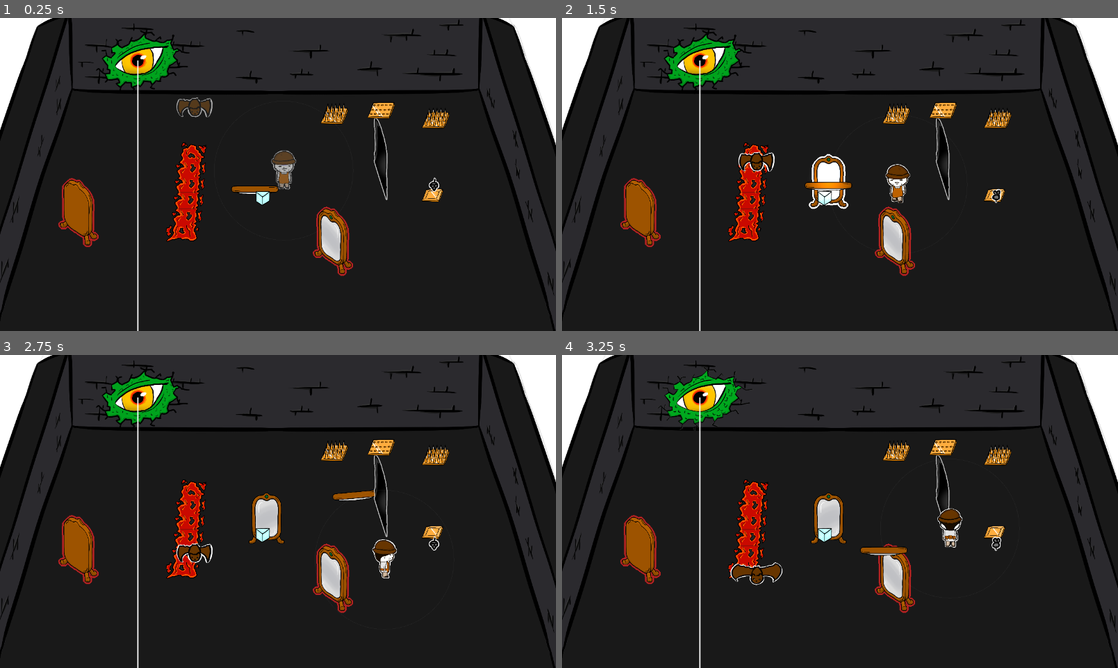
Above: before the commit, frames 1-4 (two rows, left to right).
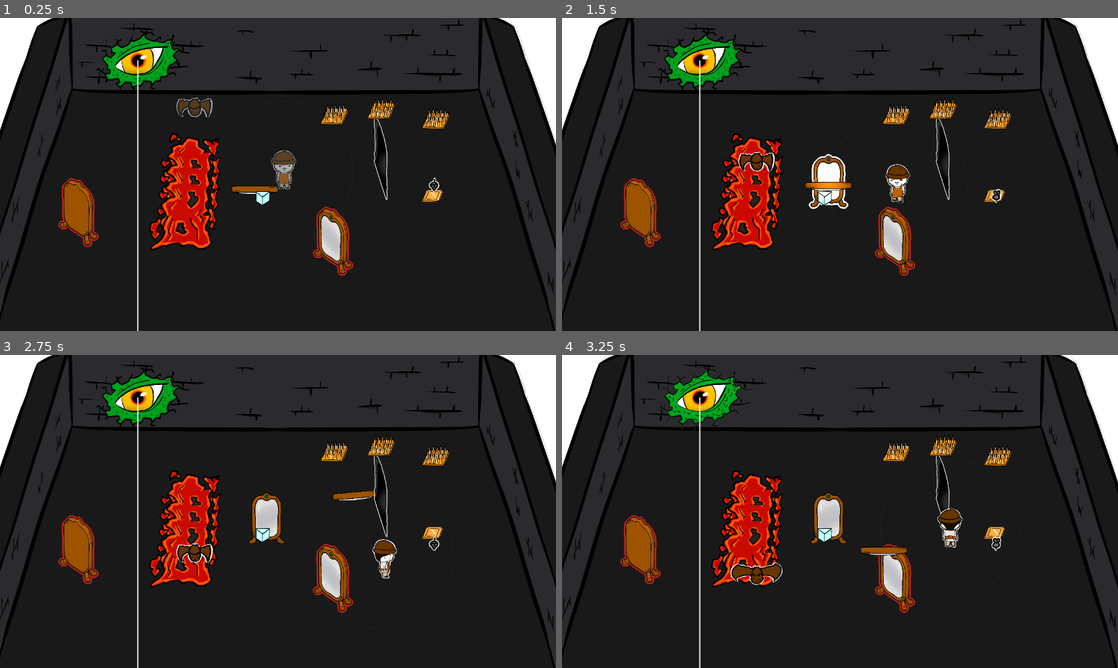
Above: after the commit, the same moments.

Repository: londek/bazylustra
Game: Godot game, scene res://scenes/levels/level.tscn
Same seed, same stepped clock (60 frames per second), same inputs: the game is played once before the commit and once after it.
Inputs (mouse positions are in pixels of both pictures, inside the frame that each line leads up to):
- Up to frame 1 (0.25 s): no input
- Up to frame 2 (1.5 s): move the mouse to (962, 158) at 0.52 s; hold D (right) 0.53-1.28 s; right-click (962, 158) at 0.6 s; move the mouse to (728, 190) at 1.27 s; hold S (down) from 1.28 s (still down); click (728, 190) at 1.35 s
- Up to frame 3 (2.75 s): move the mouse to (333, 442) at 2.02 s; release S (down) at 2.03 s; hold D (right) from 2.03 s (still down); tap Mouse wheel up (rotate_left_little) at 2.1 s
- Up to frame 4 (3.25 s): move the mouse to (812, 574) at 2.77 s; release D (right) at 2.78 s; hold W (up) from 2.78 s (still down); tap Mouse wheel down (rotate_right_little) at 2.85 s

The runs differ from the first frame. In frame 1, 3.2% of the frame differs, in the area x 26-81%, y 26-74%; in frame 2, 2.9%; in frame 3, 3.0%; in frame 4, 2.9%.

Commit message:
level 3 modification, fixed laser script

Diff:
--- a/scenes/levels/level.tscn
+++ b/scenes/levels/level.tscn
@@ -64,7 +64,6 @@
 
 [node name="Spikes2" parent="Objects" instance=ExtResource("9_w1fdj")]
 position = Vector2(1187, -762)
-enabled = true
 
 [node name="Spikes3" parent="Objects" instance=ExtResource("9_w1fdj")]
 position = Vector2(648, -698)
@@ -87,10 +86,9 @@
 position = Vector2(66, -43)
 mirror_cursor = NodePath("../MirrorCursor")
 
-[node name="Laser" parent="." node_paths=PackedStringArray("mirror_cursor") instance=ExtResource("7_d6bhu")]
+[node name="Laser" parent="." instance=ExtResource("7_d6bhu")]
 position = Vector2(-1613, -1309)
 angle = 90.0
-mirror_cursor = NodePath("../MirrorCursor")
 
 [node name="Camera2D" type="Camera2D" parent="."]
 position = Vector2(0, 1)
--- a/scenes/levels/level_1.tscn
+++ b/scenes/levels/level_1.tscn
@@ -47,10 +47,9 @@
 position_smoothing_enabled = true
 metadata/_edit_lock_ = true
 
-[node name="Laser" parent="." node_paths=PackedStringArray("mirror_cursor") instance=ExtResource("6_umem7")]
+[node name="Laser" parent="." instance=ExtResource("6_umem7")]
 position = Vector2(2, -1359)
 angle = 90.0
-mirror_cursor = NodePath("../MirrorCursor")
 
 [node name="Walls" type="StaticBody2D" parent="."]
 scale = Vector2(2, 2)
--- a/scenes/levels/level_2.tscn
+++ b/scenes/levels/level_2.tscn
@@ -6,9 +6,14 @@
 [ext_resource type="PackedScene" uid="uid://rm8qttkjv66d" path="res://scenes/objects/mirror_cursor.tscn" id="4_icjsc"]
 [ext_resource type="PackedScene" uid="uid://ddmxx0a0mg7ia" path="res://scenes/player/player.tscn" id="5_fn2lo"]
 [ext_resource type="PackedScene" uid="uid://bdsgt53px4t4q" path="res://scenes/objects/mirror.tscn" id="5_g4occ"]
+[ext_resource type="PackedScene" uid="uid://dinont5i2mn5t" path="res://scenes/objects/rat.tscn" id="6_8sx6f"]
+[ext_resource type="PackedScene" uid="uid://thrppbl7ql68" path="res://scenes/objects/pressure_plate.tscn" id="6_on8v5"]
 [ext_resource type="PackedScene" uid="uid://cyo23umo4frlx" path="res://scenes/objects/laser.tscn" id="6_plenv"]
 [ext_resource type="PackedScene" uid="uid://dnyk0pa1cd3xx" path="res://scenes/objects/lava.tscn" id="7_0rsql"]
+[ext_resource type="PackedScene" uid="uid://cc4djhdh7x178" path="res://scenes/objects/spikes.tscn" id="7_575c2"]
 [ext_resource type="PackedScene" uid="uid://u1slk8d2246i" path="res://scenes/entrance.tscn" id="9_kweoo"]
+[ext_resource type="PackedScene" uid="uid://cxych22u744p6" path="res://scenes/objects/lava_tile_bottom.tscn" id="12_nvuca"]
+[ext_resource type="PackedScene" uid="uid://dyp1fxrfs7obq" path="res://scenes/objects/lava_tile_top.tscn" id="13_wcn6y"]
 
 [node name="level2" type="Node2D"]
 y_sort_enabled = true
@@ -31,13 +36,28 @@
 [node name="StaticMirrors" type="Node2D" parent="."]
 
 [node name="Mirror" parent="StaticMirrors" instance=ExtResource("5_g4occ")]
-position = Vector2(-1, 558)
+position = Vector2(8, 87)
 rotation_fake = 225
 immovable = true
 
 [node name="Objects" type="Node2D" parent="."]
 
+[node name="PressurePlate" parent="Objects" node_paths=PackedStringArray("spikes") instance=ExtResource("6_on8v5")]
+position = Vector2(2364, 1493)
+spikes = [NodePath("../Spikes")]
+flip_horizontal = true
+
+[node name="Spikes" parent="Objects" instance=ExtResource("7_575c2")]
+position = Vector2(2285, -277)
+flip_horizontal = true
+
 [node name="Entities" type="Node2D" parent="."]
+
+[node name="Rat" parent="Entities" instance=ExtResource("6_8sx6f")]
+position = Vector2(2433, 436)
+waypoint_a = Vector2(2310, 100)
+waypoint_b = Vector2(2310, 1600)
+speed = 400.0
 
 [node name="Player" parent="." node_paths=PackedStringArray("mirror_cursor") instance=ExtResource("5_fn2lo")]
 z_index = 999
@@ -54,10 +74,9 @@
 position_smoothing_enabled = true
 metadata/_edit_lock_ = true
 
-[node name="Laser" parent="." node_paths=PackedStringArray("mirror_cursor") instance=ExtResource("6_plenv")]
+[node name="Laser" parent="." instance=ExtResource("6_plenv")]
 position = Vector2(2, -1359)
 angle = 90.0
-mirror_cursor = NodePath("../MirrorCursor")
 
 [node name="Walls" type="StaticBody2D" parent="."]
 scale = Vector2(2, 2)
@@ -75,7 +94,13 @@
 
 [node name="Lava" parent="." instance=ExtResource("7_0rsql")]
 z_index = -1
-position = Vector2(-1003, -269)
+position = Vector2(-1102, -91)
+
+[node name="LavaTileBottom" parent="Lava" instance=ExtResource("12_nvuca")]
+position = Vector2(993, -200)
+
+[node name="LavaTileTop" parent="Lava" instance=ExtResource("13_wcn6y")]
+position = Vector2(1118, -613)
 
 [node name="Entrance" parent="." instance=ExtResource("9_kweoo")]
 position = Vector2(-2766, 4)
--- a/scenes/levels/level_3.tscn
+++ b/scenes/levels/level_3.tscn
@@ -1,14 +1,21 @@
-[gd_scene load_steps=10 format=3 uid="uid://bxba4c3am0tys"]
+[gd_scene load_steps=15 format=3 uid="uid://bxba4c3am0tys"]
 
 [ext_resource type="Script" path="res://scenes/levels/level.gd" id="1_sg5vd"]
 [ext_resource type="Texture2D" uid="uid://svopwtbjbikc" path="res://assets/room.png" id="2_qbweg"]
 [ext_resource type="PackedScene" uid="uid://bjo3n3e4w4d21" path="res://scenes/objects/exit.tscn" id="3_18v6k"]
 [ext_resource type="PackedScene" uid="uid://rm8qttkjv66d" path="res://scenes/objects/mirror_cursor.tscn" id="4_l256n"]
 [ext_resource type="PackedScene" uid="uid://bdsgt53px4t4q" path="res://scenes/objects/mirror.tscn" id="5_05gxo"]
+[ext_resource type="PackedScene" uid="uid://umfj3l0v6mu0" path="res://scenes/objects/prism.tscn" id="5_mkw3o"]
 [ext_resource type="PackedScene" uid="uid://ddmxx0a0mg7ia" path="res://scenes/player/player.tscn" id="6_usdmf"]
 [ext_resource type="PackedScene" uid="uid://cyo23umo4frlx" path="res://scenes/objects/laser.tscn" id="7_s5e6w"]
 [ext_resource type="PackedScene" uid="uid://dnyk0pa1cd3xx" path="res://scenes/objects/lava.tscn" id="8_gxfhs"]
 [ext_resource type="PackedScene" uid="uid://u1slk8d2246i" path="res://scenes/entrance.tscn" id="9_76gmf"]
+[ext_resource type="PackedScene" uid="uid://cxych22u744p6" path="res://scenes/objects/lava_tile_bottom.tscn" id="10_i16kt"]
+[ext_resource type="PackedScene" uid="uid://cd6u6xe3l2iuy" path="res://scenes/objects/lava_tile_middle.tscn" id="11_aqp6h"]
+[ext_resource type="PackedScene" uid="uid://dyp1fxrfs7obq" path="res://scenes/objects/lava_tile_top.tscn" id="12_t0dq3"]
+
+[sub_resource type="RectangleShape2D" id="RectangleShape2D_6clpm"]
+size = Vector2(322, 300)
 
 [node name="level3" type="Node2D"]
 y_sort_enabled = true
@@ -25,17 +32,28 @@
 scale = Vector2(1.16, 1)
 
 [node name="MirrorCursor" parent="." instance=ExtResource("4_l256n")]
+z_index = 1001
 
 [node name="Mirrors" type="Node2D" parent="."]
 
 [node name="StaticMirrors" type="Node2D" parent="."]
 
 [node name="Mirror" parent="StaticMirrors" instance=ExtResource("5_05gxo")]
-position = Vector2(-1, 558)
-rotation_fake = 225
+position = Vector2(286, 1700)
+rotation_fake = 180
 immovable = true
 
 [node name="Objects" type="Node2D" parent="."]
+
+[node name="FillerColider" type="StaticBody2D" parent="Objects"]
+collision_layer = 4
+
+[node name="CollisionShape2D" type="CollisionShape2D" parent="Objects/FillerColider"]
+position = Vector2(286, 2030)
+shape = SubResource("RectangleShape2D_6clpm")
+
+[node name="Prism" parent="Objects" instance=ExtResource("5_mkw3o")]
+position = Vector2(926, 311)
 
 [node name="Entities" type="Node2D" parent="."]
 
@@ -54,10 +72,9 @@
 position_smoothing_enabled = true
 metadata/_edit_lock_ = true
 
-[node name="Laser" parent="." node_paths=PackedStringArray("mirror_cursor") instance=ExtResource("7_s5e6w")]
-position = Vector2(2, -1359)
-angle = 90.0
-mirror_cursor = NodePath("../MirrorCursor")
+[node name="Laser" parent="." instance=ExtResource("7_s5e6w")]
+position = Vector2(756, -1419)
+angle = 85.0
 
 [node name="Walls" type="StaticBody2D" parent="."]
 scale = Vector2(2, 2)
@@ -75,9 +92,30 @@
 
 [node name="Lava" parent="." instance=ExtResource("8_gxfhs")]
 z_index = -1
-position = Vector2(-1003, -269)
+position = Vector2(-1561, -205)
+skew = -0.268781
+
+[node name="LavaTileBottom" parent="Lava" instance=ExtResource("10_i16kt")]
+position = Vector2(3088, 2133)
+
+[node name="LavaTileMiddle" parent="Lava" instance=ExtResource("11_aqp6h")]
+position = Vector2(3198.17, 1753.11)
+
+[node name="LavaTileMiddle2" parent="Lava" instance=ExtResource("11_aqp6h")]
+position = Vector2(3210.35, 1389.22)
+rotation = 3.14159
+
+[node name="LavaTileMiddle3" parent="Lava" instance=ExtResource("11_aqp6h")]
+position = Vector2(3277.59, 1024.39)
+
+[node name="LavaTileMiddle4" parent="Lava" instance=ExtResource("11_aqp6h")]
+position = Vector2(3290.31, 658.422)
+rotation = 3.14159
+
+[node name="LavaTileTop" parent="Lava" instance=ExtResource("12_t0dq3")]
+position = Vector2(3377.04, 263.459)
 
 [node name="Entrance" parent="." instance=ExtResource("9_76gmf")]
-position = Vector2(-2579, -531)
+position = Vector2(-2570, -561)
 
 [connection signal="place_mirror" from="MirrorCursor" to="." method="_on_mirror_cursor_place_mirror"]
--- a/scenes/levels/level_empty.tscn
+++ b/scenes/levels/level_empty.tscn
@@ -46,10 +46,9 @@
 position_smoothing_enabled = true
 metadata/_edit_lock_ = true
 
-[node name="Laser" parent="." node_paths=PackedStringArray("mirror_cursor") instance=ExtResource("13_mlgp4")]
+[node name="Laser" parent="." instance=ExtResource("13_mlgp4")]
 position = Vector2(-610, -1353)
 angle = 95.0
-mirror_cursor = NodePath("../MirrorCursor")
 
 [node name="Walls" type="StaticBody2D" parent="."]
 scale = Vector2(2, 2)
--- /dev/null
+++ b/scenes/objects/barrel.tscn
@@ -0,0 +1,26 @@
+[gd_scene load_steps=4 format=3 uid="uid://d3457f7vymrfb"]
+
+[ext_resource type="Texture2D" uid="uid://bw2d0sp1x0qab" path="res://assets/objects/barrel_bottom.png" id="1_b0os1"]
+[ext_resource type="Texture2D" uid="uid://flwby8dhlpx3" path="res://assets/objects/barrel_top.png" id="2_7aiix"]
+
+[sub_resource type="RectangleShape2D" id="RectangleShape2D_j1sk8"]
+size = Vector2(231, 205.5)
+
+[node name="barrel" type="StaticBody2D"]
+scale = Vector2(1.2, 1.2)
+collision_layer = 4
+
+[node name="CollisionShape2D" type="CollisionShape2D" parent="."]
+position = Vector2(0, 57.25)
+shape = SubResource("RectangleShape2D_j1sk8")
+
+[node name="SpriteCombined" type="Node2D" parent="."]
+position = Vector2(0, -99)
+
+[node name="BarrelTop" type="Sprite2D" parent="SpriteCombined"]
+z_index = 1000
+texture = ExtResource("1_b0os1")
+
+[node name="BarrelBottom" type="Sprite2D" parent="SpriteCombined"]
+position = Vector2(0, 161)
+texture = ExtResource("2_7aiix")
--- a/scenes/objects/laser.gd
+++ b/scenes/objects/laser.gd
@@ -7,8 +7,6 @@
 @export var target_color: Color = Color(230, 230, 230, 0.4)
 @export var source_width: float = 10
 @export var target_width: float = 6
-
-@export var mirror_cursor: MirrorCursor
 
 class Line:
 	var a: Vector2
@@ -56,75 +54,48 @@
 
 	queue_redraw()
 
-func draw_ray(current_point, current_angle, is_predicted=false, last=null, depth=0):
+func draw_ray(current_point, current_angle, last=null, depth=0):
 	if depth > MAX_DEPTH:
 		return
 
 	var ray_color = lerp(source_color, target_color, float(depth)/float(VISUAL_TARGET_DEPTH))
-	if is_predicted:
-		ray_color = Color(Color.AQUA, 0.3)
-
 	var ray_width = lerp(source_width, target_width, float(depth)/float(VISUAL_TARGET_DEPTH))
 	var ray = current_point+current_angle*RAY_LENGTH
 
-	var execute_raycast = func(result: Dictionary, is_predicted_raycast):
-		var collider = result.collider
+	var space_state = get_world_2d().direct_space_state
+	var query = PhysicsRayQueryParameters2D.create(current_point, ray)
+	query.collision_mask = 0xffffffff - pow(2, 6-1)
+	query.collide_with_areas = true
+	if last != null:
+		query.exclude = [last]
 
-		if collider.collision_layer == 6:
-			return
-
-		if !is_predicted_raycast:
-			current_colliders.append(collider)
-
-		if !is_predicted_raycast:
-			if collider.has_method("_on_laser_hit"):
-				collider._on_laser_hit()
-
-		if !is_predicted:
-			is_predicted = collider is MirrorCursor
-
-		draw_line2(to_local(current_point), to_local(result.position), ray_color, ray_width)
-
-		if collider is Prism:
-			draw_ray(result.position, current_angle.rotated(deg_to_rad(PRISM_ARM_ANGLE)), is_predicted, collider, depth+1)
-			draw_ray(result.position, current_angle.rotated(deg_to_rad(-PRISM_ARM_ANGLE)), is_predicted, collider, depth+1)
-			return
-
-		if collider.collision_layer != 2:
-			return
-
-		current_angle = current_angle.bounce(result.normal)
-
-		draw_ray(result.position, current_angle, is_predicted, collider, depth+1)
-
-
-	var space_state = get_world_2d().direct_space_state
-	if !is_predicted:
-		var real_query = PhysicsRayQueryParameters2D.create(current_point, ray)
-		real_query.collision_mask = 0xffffffff - pow(2, 6-1)
-		real_query.collide_with_areas = true
-		real_query.exclude = [mirror_cursor, mirror_cursor.get_node("Block")]
-		if last != null:
-			real_query.exclude.append(last.get_rid())
-
-		var real_result = space_state.intersect_ray(real_query)
-		if real_result.is_empty():
-			draw_line2(to_local(current_point), to_local(ray), ray_color, ray_width)
-		else:
-			execute_raycast.call(real_result, false)
-
-	var predicted_query = PhysicsRayQueryParameters2D.create(current_point, ray)
-	predicted_query.collision_mask = 0xffffffff - pow(2, 6-1)
-	predicted_query.collide_with_areas = true
-	if last != null:
-		predicted_query.exclude = [last]
-
-	var predicted_result := space_state.intersect_ray(predicted_query)
-	if predicted_result.is_empty():
+	var result = space_state.intersect_ray(query)
+	if !result:
+		draw_line2(to_local(current_point), to_local(ray), ray_color, ray_width)
 		return
 
-	execute_raycast.call(predicted_result, true)
+	if result.collider.collision_layer == 6:
+		return
 
+	if result.collider.has_method("_on_laser_hit"):
+		result.collider._on_laser_hit()
+
+	current_colliders.append(result.collider)
+	last = result.collider
+
+	draw_line2(to_local(current_point), to_local(result.position), ray_color, ray_width)
+
+	if result.collider is Prism:
+		draw_ray(result.position, current_angle.rotated(deg_to_rad(PRISM_ARM_ANGLE)), last, depth+1)
+		draw_ray(result.position, current_angle.rotated(deg_to_rad(-PRISM_ARM_ANGLE)), last, depth+1)
+		return
+
+	if result.collider.collision_layer != 2:
+		return
+
+	current_angle = current_angle.bounce(result.normal)
+
+	draw_ray(result.position, current_angle, last, depth+1)
 
 func draw_line2(a: Vector2, b: Vector2, color: Color, width: float) -> void:
 	var line = Line.new()
--- a/scenes/objects/lava_tile_bottom.tscn
+++ b/scenes/objects/lava_tile_bottom.tscn
@@ -6,6 +6,7 @@
 size = Vector2(388, 200)
 
 [node name="LavaTileBottom" type="CollisionShape2D"]
+scale = Vector2(2, 2)
 shape = SubResource("RectangleShape2D_puwe4")
 
 [node name="Sprite2D" type="Sprite2D" parent="."]
--- a/scenes/objects/lava_tile_middle.tscn
+++ b/scenes/objects/lava_tile_middle.tscn
@@ -6,6 +6,7 @@
 size = Vector2(351, 183)
 
 [node name="LavaTileMiddle" type="CollisionShape2D"]
+scale = Vector2(2, 2)
 shape = SubResource("RectangleShape2D_1t2g6")
 
 [node name="Sprite2D" type="Sprite2D" parent="."]
--- a/scenes/objects/lava_tile_top.tscn
+++ b/scenes/objects/lava_tile_top.tscn
@@ -6,6 +6,7 @@
 size = Vector2(306, 213)
 
 [node name="LavaTileTop" type="CollisionShape2D"]
+scale = Vector2(2, 2)
 shape = SubResource("RectangleShape2D_0k1xm")
 
 [node name="Sprite2D" type="Sprite2D" parent="."]
--- a/scenes/objects/pressure_plate.gd
+++ b/scenes/objects/pressure_plate.gd
@@ -7,9 +7,13 @@
 
 @export var sprite: Texture
 @export var sprite_pressed: Texture
+@export var flip_horizontal: bool = false
 
 var rats_on_plate: Array[Rat]
 
+
+func _ready() -> void:
+	sprite_2d.flip_h = flip_horizontal
 
 var pressed: bool = false:
 	set(val):
--- a/scenes/objects/pressure_plate.tscn
+++ b/scenes/objects/pressure_plate.tscn
@@ -1,18 +1,27 @@
-[gd_scene load_steps=3 format=3 uid="uid://thrppbl7ql68"]
+[gd_scene load_steps=5 format=3 uid="uid://thrppbl7ql68"]
 
 [ext_resource type="Texture2D" uid="uid://b5bkg5kooyd6o" path="res://assets/objects/plate_up_gold.png" id="1_diwql"]
 [ext_resource type="Script" path="res://scenes/objects/pressure_plate.gd" id="1_sf32u"]
+[ext_resource type="Texture2D" uid="uid://7qropf3st8dl" path="res://assets/objects/plate_down_gold.png" id="3_ctxwh"]
+
+[sub_resource type="RectangleShape2D" id="RectangleShape2D_hb38y"]
+size = Vector2(109, 84.2045)
 
 [node name="PressurePlate" type="Area2D"]
 collision_layer = 16
 collision_mask = 9
 script = ExtResource("1_sf32u")
+sprite = ExtResource("1_diwql")
+sprite_pressed = ExtResource("3_ctxwh")
+metadata/_edit_horizontal_guides_ = [-140.0]
 
 [node name="Sprite2D" type="Sprite2D" parent="."]
+position = Vector2(0, 7)
 texture = ExtResource("1_diwql")
 
-[node name="CollisionPolygon2D" type="CollisionPolygon2D" parent="."]
-polygon = PackedVector2Array(-44, -53, -75, 30, 45, 41, 78, -46)
+[node name="CollisionShape2D" type="CollisionShape2D" parent="."]
+scale = Vector2(1.1, 1.1)
+shape = SubResource("RectangleShape2D_hb38y")
 
 [connection signal="body_entered" from="." to="." method="_on_body_entered"]
 [connection signal="body_exited" from="." to="." method="_on_body_exited"]
--- a/scenes/objects/prism.tscn
+++ b/scenes/objects/prism.tscn
@@ -7,7 +7,7 @@
 size = Vector2(153.333, 110)
 
 [node name="Prism" type="StaticBody2D"]
-scale = Vector2(0.3, 0.3)
+scale = Vector2(2, 2)
 collision_layer = 2
 script = ExtResource("1_anqgn")
 
--- a/scenes/objects/spikes.gd
+++ b/scenes/objects/spikes.gd
@@ -1,20 +1,21 @@
 class_name Spike
 extends StaticBody2D
 
-
-@onready var polygon: CollisionPolygon2D = $CollisionPolygon2D
+@onready var collision_shape_2d: CollisionShape2D = $CollisionShape2D
 @onready var sprite_2d: Sprite2D = $Sprite2D
 
 @export var sprite: Texture
 @export var sprite_hid: Texture
 @export var enabled: bool = false
+@export var flip_horizontal: bool = false
 
 
 func _ready() -> void:
 	switch()
+	sprite_2d.flip_h = flip_horizontal
 
 
 func switch():
 	enabled = !enabled
 	sprite_2d.texture = sprite if enabled else sprite_hid
-	polygon.disabled = !enabled
+	collision_shape_2d.disabled = !enabled
--- a/scenes/objects/spikes.tscn
+++ b/scenes/objects/spikes.tscn
@@ -1,8 +1,11 @@
-[gd_scene load_steps=4 format=3 uid="uid://cc4djhdh7x178"]
+[gd_scene load_steps=5 format=3 uid="uid://cc4djhdh7x178"]
 
 [ext_resource type="Script" path="res://scenes/objects/spikes.gd" id="1_5dpsx"]
 [ext_resource type="Texture2D" uid="uid://dwfrcyhi0w4kt" path="res://assets/objects/spikes_gold_hid.png" id="1_b368s"]
 [ext_resource type="Texture2D" uid="uid://ba2lki6el686w" path="res://assets/objects/spikes_gold.png" id="1_ujxcy"]
+
+[sub_resource type="RectangleShape2D" id="RectangleShape2D_xmjqr"]
+size = Vector2(250, 250)
 
 [node name="Spikes" type="StaticBody2D"]
 collision_layer = 4
@@ -10,8 +13,9 @@
 sprite = ExtResource("1_ujxcy")
 sprite_hid = ExtResource("1_b368s")
 
-[node name="CollisionPolygon2D" type="CollisionPolygon2D" parent="."]
-polygon = PackedVector2Array(-154, 114, 92, 119, 156, -41, 118, -123, -79, -119)
+[node name="CollisionShape2D" type="CollisionShape2D" parent="."]
+shape = SubResource("RectangleShape2D_xmjqr")
 
 [node name="Sprite2D" type="Sprite2D" parent="."]
+position = Vector2(0, 5)
 texture = ExtResource("1_ujxcy")
--- a/scenes/player/player.tscn
+++ b/scenes/player/player.tscn
@@ -19,15 +19,15 @@
 [ext_resource type="Texture2D" uid="uid://c1afsxkvvfjdl" path="res://assets/player/idle_down_2.png" id="16_6h1hq"]
 [ext_resource type="Texture2D" uid="uid://14x5mi0cmtdu" path="res://assets/player/idle_down_3.png" id="17_jq62d"]
 
-[sub_resource type="CapsuleShape2D" id="CapsuleShape2D_7r6jy"]
-radius = 117.0
-height = 438.0
-
 [sub_resource type="ShaderMaterial" id="ShaderMaterial_cixci"]
 resource_local_to_scene = true
 shader = ExtResource("2_xhbgc")
 shader_parameter/StoneColor = Color(0.310617, 0.310617, 0.310617, 1)
 shader_parameter/progress = 0.0
+
+[sub_resource type="CapsuleShape2D" id="CapsuleShape2D_7r6jy"]
+radius = 117.0
+height = 252.0
 
 [sub_resource type="Animation" id="Animation_xoq2k"]
 length = 0.001
@@ -125,14 +125,15 @@
 collision_mask = 100
 script = ExtResource("1_tl15c")
 
-[node name="CollisionShape2D" type="CollisionShape2D" parent="."]
-shape = SubResource("CapsuleShape2D_7r6jy")
-
 [node name="Sprite2D" type="Sprite2D" parent="."]
 material = SubResource("ShaderMaterial_cixci")
 position = Vector2(0, -10)
 texture = ExtResource("2_obtah")
 
+[node name="CollisionShape2D" type="CollisionShape2D" parent="."]
+position = Vector2(1, 92)
+shape = SubResource("CapsuleShape2D_7r6jy")
+
 [node name="AnimationPlayer" type="AnimationPlayer" parent="."]
 libraries = {
 "": SubResource("AnimationLibrary_gsye0")
Binary file added: assets/objects/barrel.png
Not shown, added: assets/objects/barrel.png.import
Binary file added: assets/objects/barrel_bottom.png
Not shown, added: assets/objects/barrel_bottom.png.import
Binary file added: assets/objects/barrel_top.png
Not shown, added: assets/objects/barrel_top.png.import
Not shown: 1 places in scenes/levels/level_2.tscn that only renumber resources
